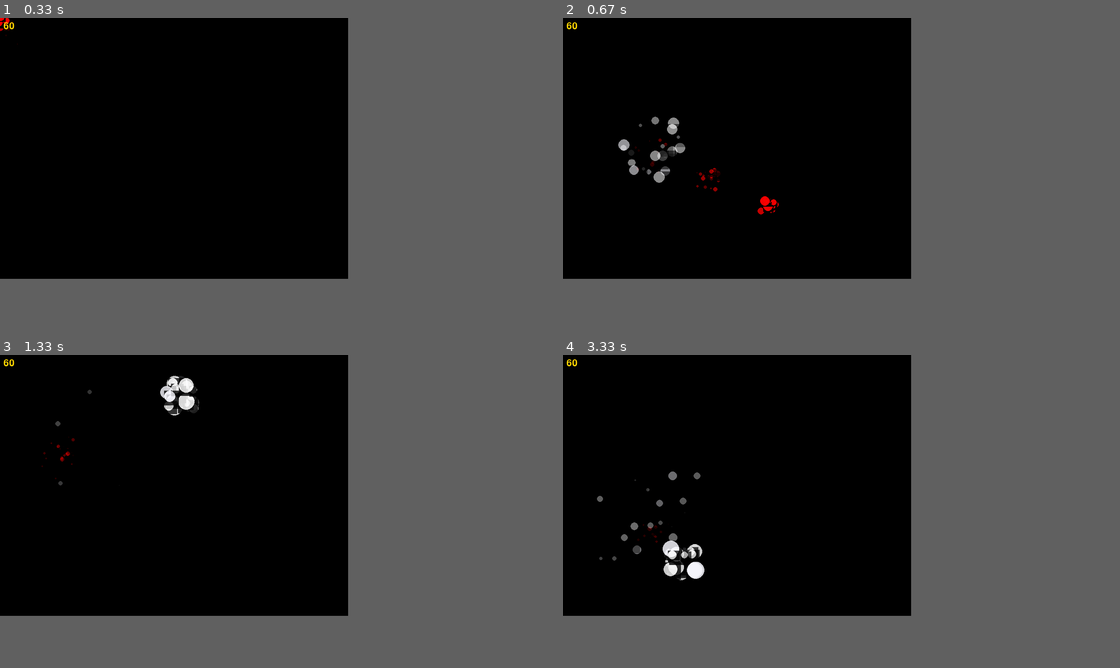
Above: before the commit, frames 1-4 (two rows, left to right).
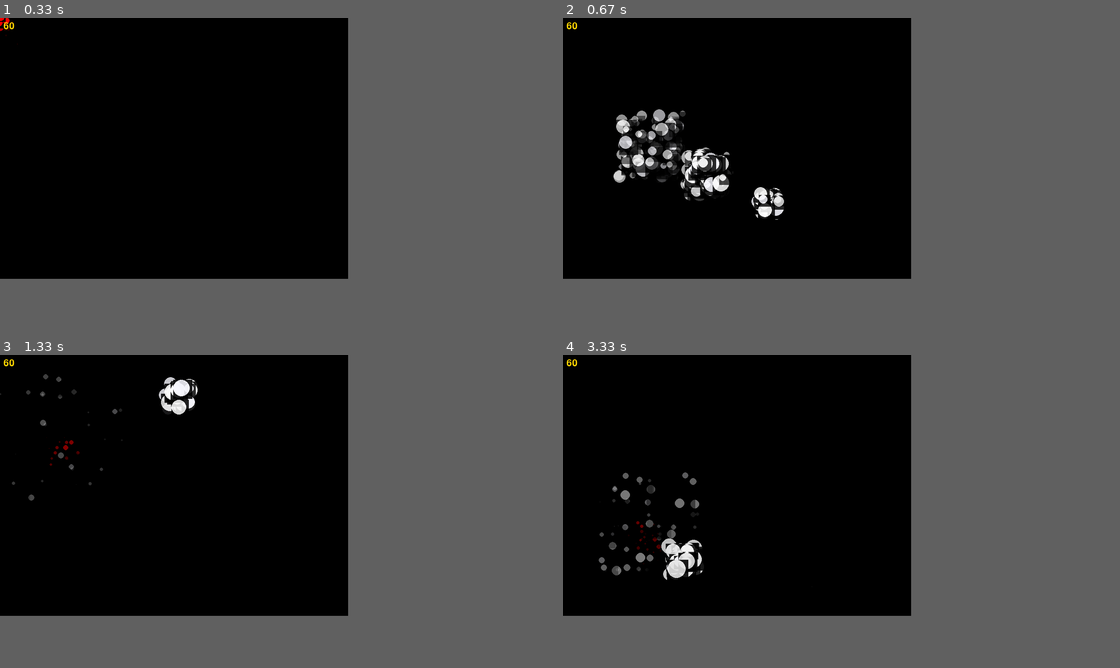
Above: after the commit, the same moments.

Repository: CalamariDemocracy/particles-in-pygame
Game: pygame game, started from main.py
Same seed, same stepped clock (60 frames per second), same inputs: the game is played once before the commit and once after it.
Inputs (mouse positions are in pixels of both pictures, inside the frame that each line leads up to):
- Up to frame 1 (0.33 s): no input
- Up to frame 2 (0.67 s): press the mouse at (652, 149) at 0.37 s; move the mouse to (713, 177) at 0.47 s; release the mouse at (769, 205) at 0.6 s
- Up to frame 3 (1.33 s): tap F at 0.73, 1.03 s; click (66, 445) at 0.75 s; click (183, 398) at 1.22 s
- Up to frame 4 (3.33 s): click (735, 517) at 1.55 s; click (679, 398) at 1.88 s; click (847, 480) at 2.22 s; click (858, 536) at 2.55 s; click (652, 530) at 2.88 s; click (685, 561) at 3.22 s

Frame 1 is identical in both runs. In frame 2, 3.0% of the frame differs, in the area x 9-40%, y 29-65%; in frame 3, 0.8%; in frame 4, 1.4%.

Commit message:
Add hold click support

Diff:
--- a/main.py
+++ b/main.py
@@ -105,8 +105,11 @@
     mouse_particles = ParticleType(((-2, -2), (2, 2)), (4, 24), ('red', ), 0.2)
     click_particles = ParticleType(((-4, -4), (4, 4)), (24, 48), particle_colors, 0)
     particle_types = (mouse_particles, click_particles)
+
     pygame.mouse.set_visible(False)
     font = pygame.font.Font(None, 32)
+
+    left_click = False
 
     while True:
         ms = clock.tick(FPS)
@@ -129,10 +132,16 @@
 
             if event.type == pygame.MOUSEBUTTONDOWN:
                 if event.button == 1:
-                    click_particles.add_particles(event.pos, 20, 5)
+                    left_click = True
+            if event.type == pygame.MOUSEBUTTONUP:
+                if event.button == 1:
+                    left_click = False
 
         mouse_pos = pygame.mouse.get_pos()
         mouse_particles.add_particles(mouse_pos, 5, 10)
+
+        if left_click:
+            click_particles.add_particles(mouse_pos, 20, 5)
 
         for particle_type in particle_types:
             particle_type.update_particles(((0, 0), (screen.get_width(), screen.get_height())), dt=dt)
